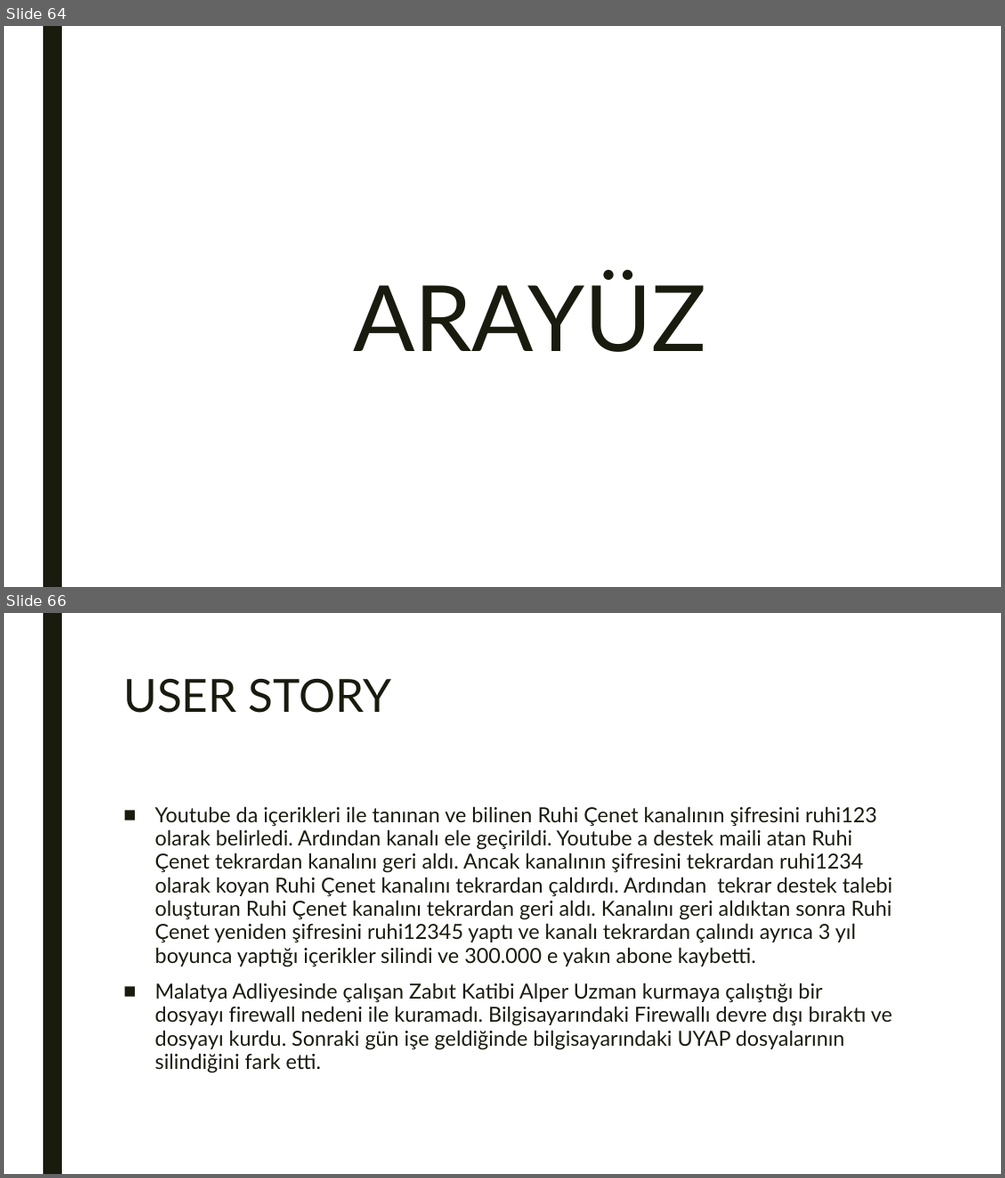
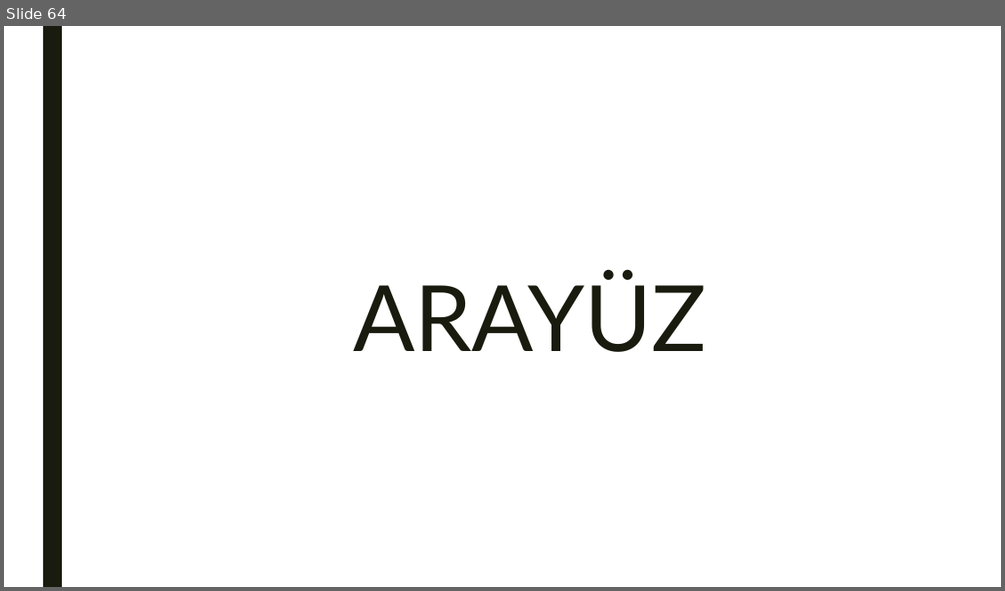
Before and after one commit to SIYAKS-ARES/SIEM_Project, a slide deck: YGA_SIEM_PROJECT/Entegre_Güvenlik_Kalkanı_Projesi_Sunu_Taslak2.pptx. Shown one above the other, each under a label of ours: slides 64 and 66 before the commit, slide 64 after it; the slides between them are not shown. The pictures are 1005x1178 and 1005x591 pixels, drawn with LibreOffice and Linux fonts; fonts in the diff are those of the drawing. Boxes give left, top, right and bottom in pixels: in the first picture for what was removed or moved away, otherwise in the second. Text is boxed around its words. In the diff, an @@ line names an element or a change of style, - is before the commit and + after.

```diff
--- a/YGA_SIEM_PROJECT/Entegre_Güvenlik_Kalkanı_Projesi_Sunu_Taslak2.pptx
+++ b/YGA_SIEM_PROJECT/Entegre_Güvenlik_Kalkanı_Projesi_Sunu_Taslak2.pptx
@@ slide 66 removed at bbox=[4, 613, 1001, 1174], background #FFFFFF; not listed: 1 template element that a slide beside it also shows @@
@@ title removed at bbox=[123, 678, 391, 713] @@
-USER STORY
@@ text removed at bbox=[155, 806, 893, 1073] @@
-■ Youtube da içerikleri ile tanınan ve bilinen Ruhi Çenet kanalının şifresini ruhi123 olarak belirledi. Ardından kanalı ele geçirildi. Youtube a destek maili atan Ruhi Çenet tekrardan kanalını geri aldı. Ancak kanalının şifresini tekrardan ruhi1234 olarak koyan Ruhi Çenet kanalını tekrardan çaldırdı. Ardından tekrar destek talebi oluşturan Ruhi Çenet kanalını tekrardan geri aldı. Kanalını geri aldıktan sonra Ruhi Çenet yeniden şifresini ruhi12345 yaptı ve kanalı tekrardan çalındı ayrıca 3 yıl boyunca yaptığı içerikler silindi ve 300.000 e yakın abone kaybetti.
-■ Malatya Adliyesinde çalışan Zabıt Katibi Alper Uzman kurmaya çalıştığı bir dosyayı firewall nedeni ile kuramadı. Bilgisayarındaki Firewallı devre dışı bıraktı ve dosyayı kurdu. Sonraki gün işe geldiğinde bilgisayarındaki UYAP dosyalarının silindiğini fark etti.
```
Also in this commit, not shown: 1 slide changed, 3 slides added, 1 other slide removed.
